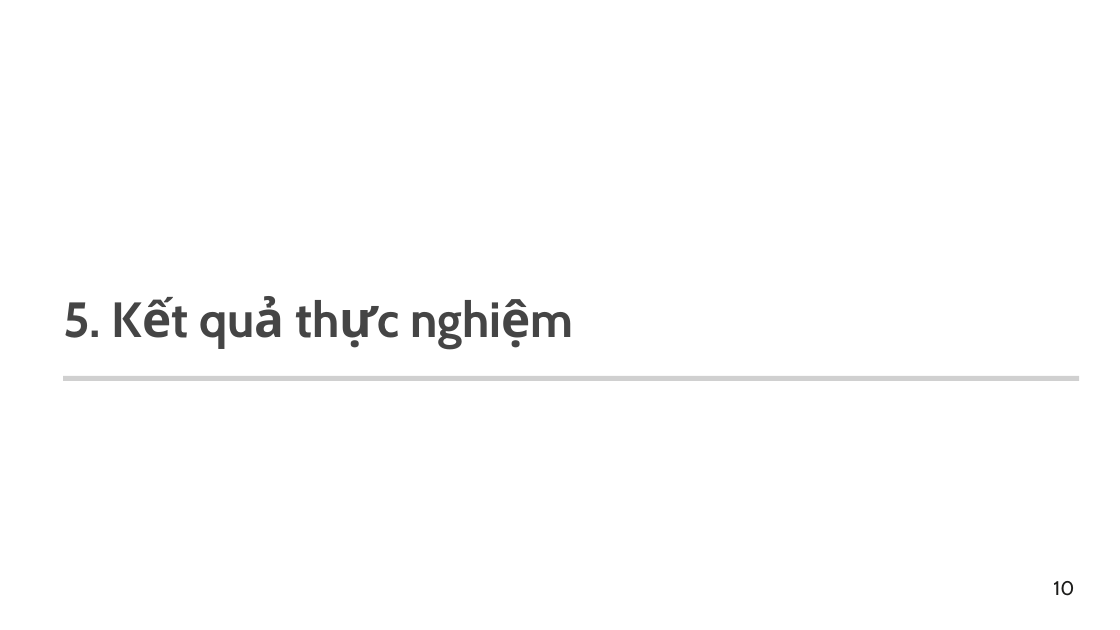
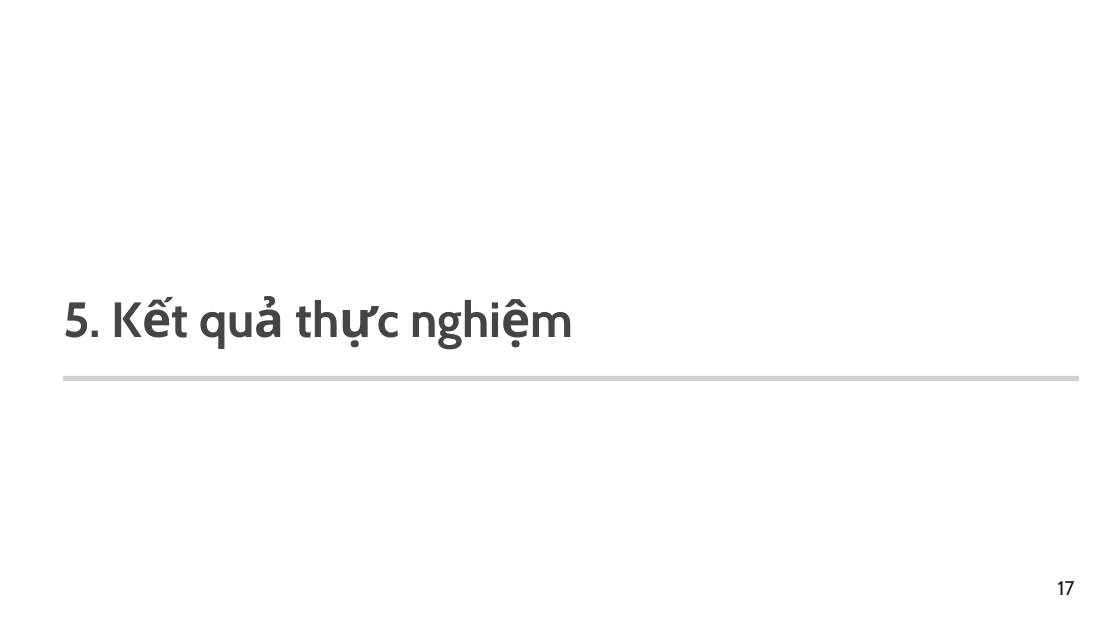
Before and after one commit to levanmanhbka/ptit_nlp, a slide deck: slide 18 of docs/Nhom12_SlideBaoCaoCuoiKy.pptx. Drawn at 1120x630 pixels with LibreOffice and Linux fonts; fonts in the diff are those of the drawing; grey boxes stand for pictures; background and template pictures are left out. Boxes give left, top, right and bottom in pixels: in the first picture for what was removed or moved away, otherwise in the second. Text is boxed around its words. In the diff, an @@ line names an element or a change of style, - is before the commit and + after.

```diff
--- a/docs/Nhom12_SlideBaoCaoCuoiKy.pptx
+++ b/docs/Nhom12_SlideBaoCaoCuoiKy.pptx
@@ text at <box>1058,581,1075,595</box>: text changed @@
-10
+17
```
Also in this commit, not shown: 3 other slides changed, 5 slides added, 1 other file.
